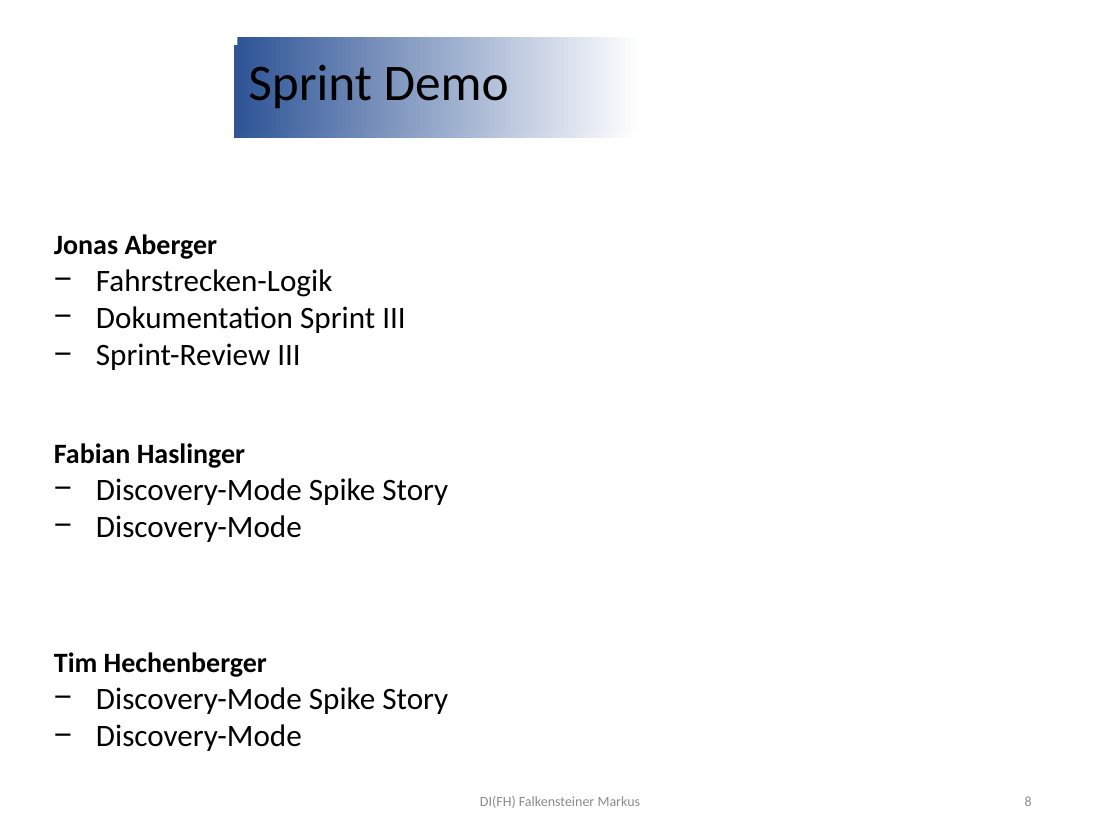
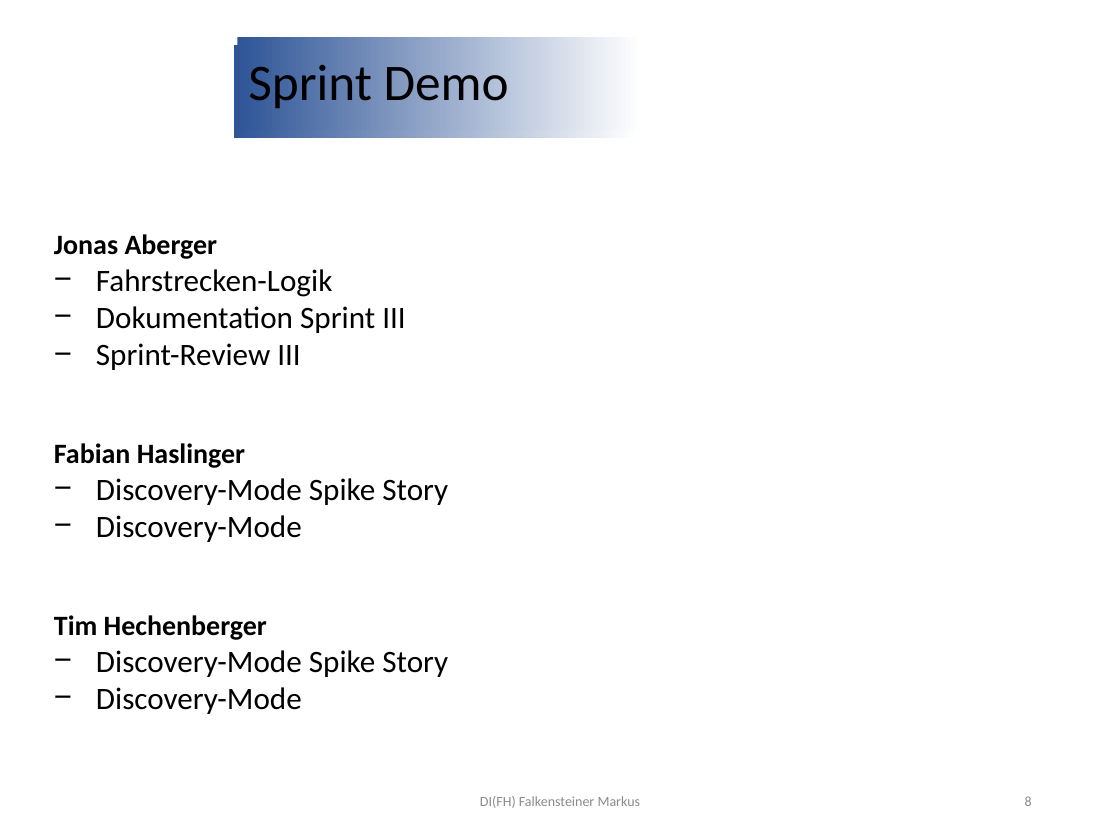
Before and after one commit to jonasaberger/SYP4_MBOT_G1, a slide deck: slide 8 of 02_Backend/!_Docs/INF4_SYP_Gruppe1_Sprint3_Review.pptx. Drawn at 1120x840 pixels with LibreOffice and Linux fonts; fonts in the diff are those of the drawing; background and template pictures are left out. Boxes give left, top, right and bottom in pixels: in the first picture for what was removed or moved away, otherwise in the second. Text is boxed around its words. In the diff, an @@ line names an element or a change of style, - is before the commit and + after.

```diff
--- a/02_Backend/!_Docs/INF4_SYP_Gruppe1_Sprint3_Review.pptx
+++ b/02_Backend/!_Docs/INF4_SYP_Gruppe1_Sprint3_Review.pptx
@@ text "Jonas Aberger" rewrapped from bbox=[54, 234, 448, 751] to bbox=[54, 234, 448, 714] @@
```
